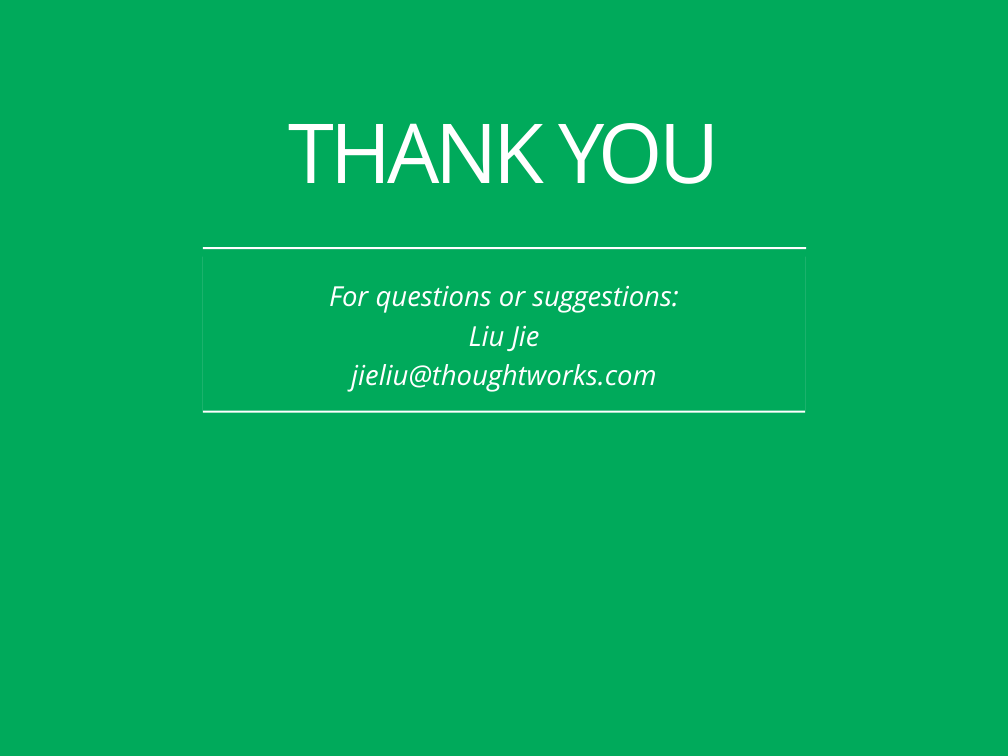
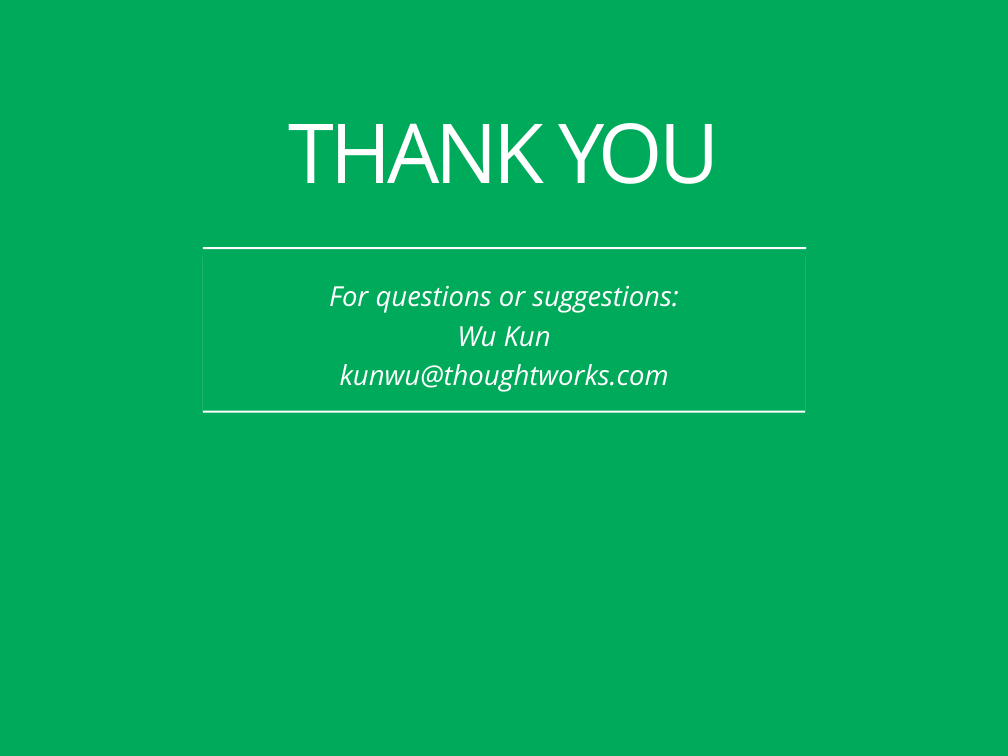
Before and after one commit to coney/c-training, a slide deck: slide 27 of Debug/Debug-SH/session1/Debugging Workshop 1.pptx (slide 28 before the commit). Drawn at 1008x756 pixels with LibreOffice and Linux fonts; fonts in the diff are those of the drawing; background and template pictures are left out. Boxes give left, top, right and bottom in pixels: in the first picture for what was removed or moved away, otherwise in the second. Text is boxed around its words. In the diff, an @@ line names an element or a change of style, - is before the commit and + after.

```diff
--- a/Debug/Debug-SH/session1/Debugging Workshop 1.pptx
+++ b/Debug/Debug-SH/session1/Debugging Workshop 1.pptx
@@ text at (x1=340, y1=326, x2=669, y2=392): text changed @@
-Liu Jie
-jieliu@thoughtworks.com
+Wu Kun
+kunwu@thoughtworks.com
```
Also in this commit, not shown: 4 other slides changed, 1 slide removed, 29 other files.
